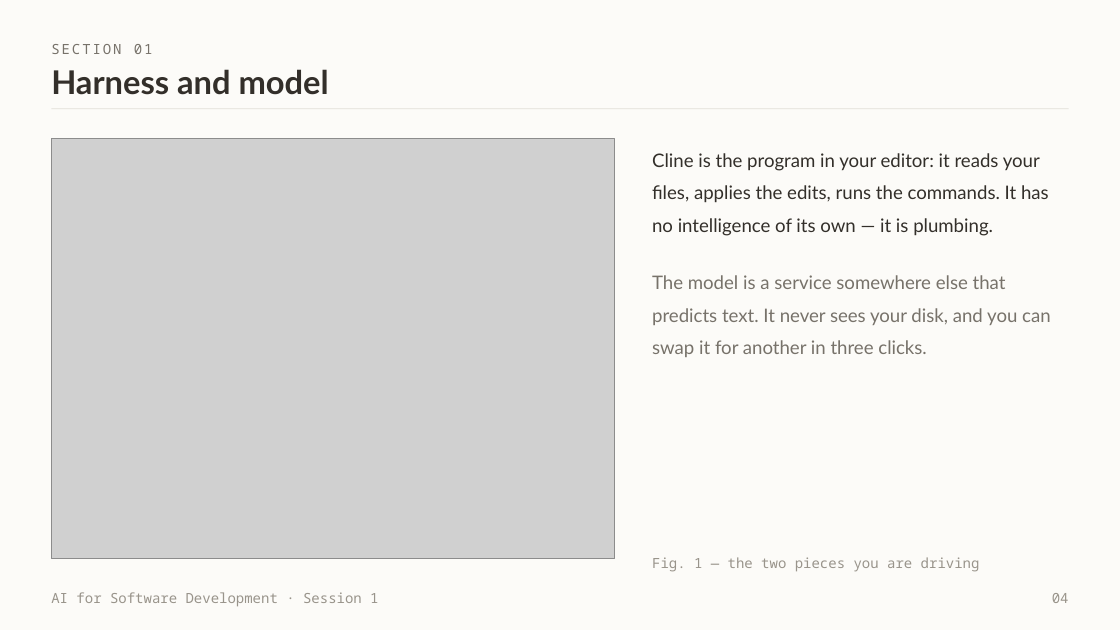
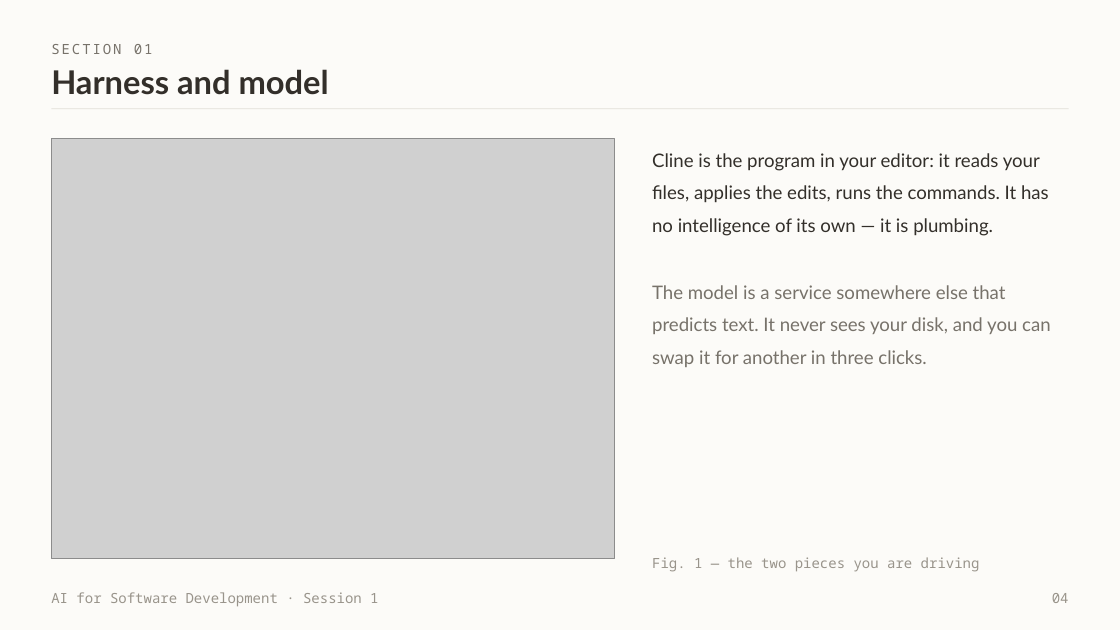
Before and after one commit to witchapong/ai-for-software-dev, a slide deck: slide 4 of slides/Session 1 - Meet Your Agent.pptx. Drawn at 1120x630 pixels with LibreOffice and Linux fonts; fonts in the diff are those of the drawing; grey boxes stand for pictures. Boxes give left, top, right and bottom in pixels: in the first picture for what was removed or moved away, otherwise in the second. Text is boxed around its words. In the diff, an @@ line names an element or a change of style, - is before the commit and + after.

```diff
--- a/slides/Session 1 - Meet Your Agent.pptx
+++ b/slides/Session 1 - Meet Your Agent.pptx
@@ text "The model is a service ...": place and size @@
-text "The model is a service ..." at (652,275,1051,357)
+text "The model is a service ..." at (652,285,1051,367)
```
Also in this commit, not shown: 7 other slides changed, 9 other files.
